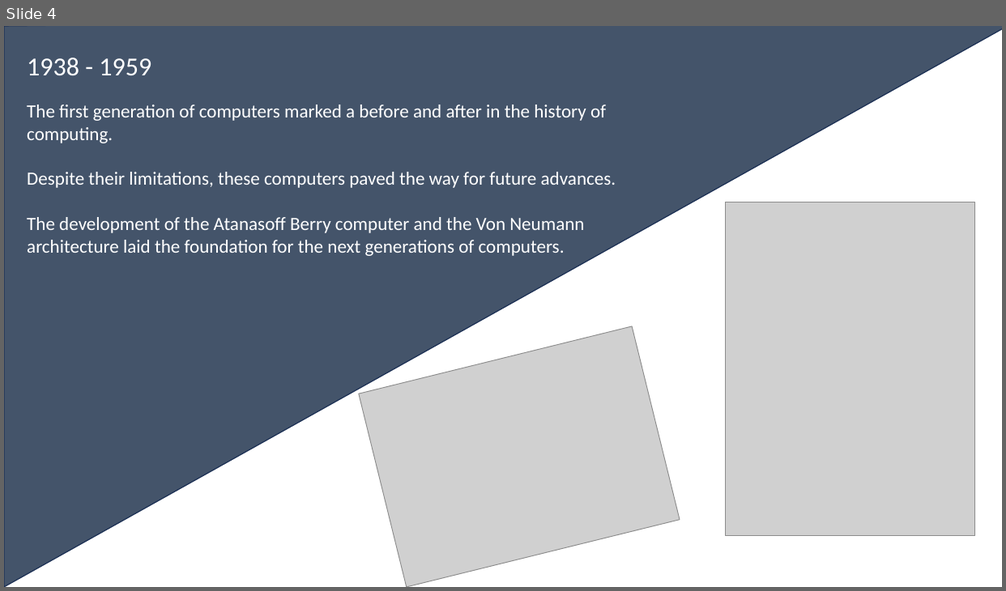
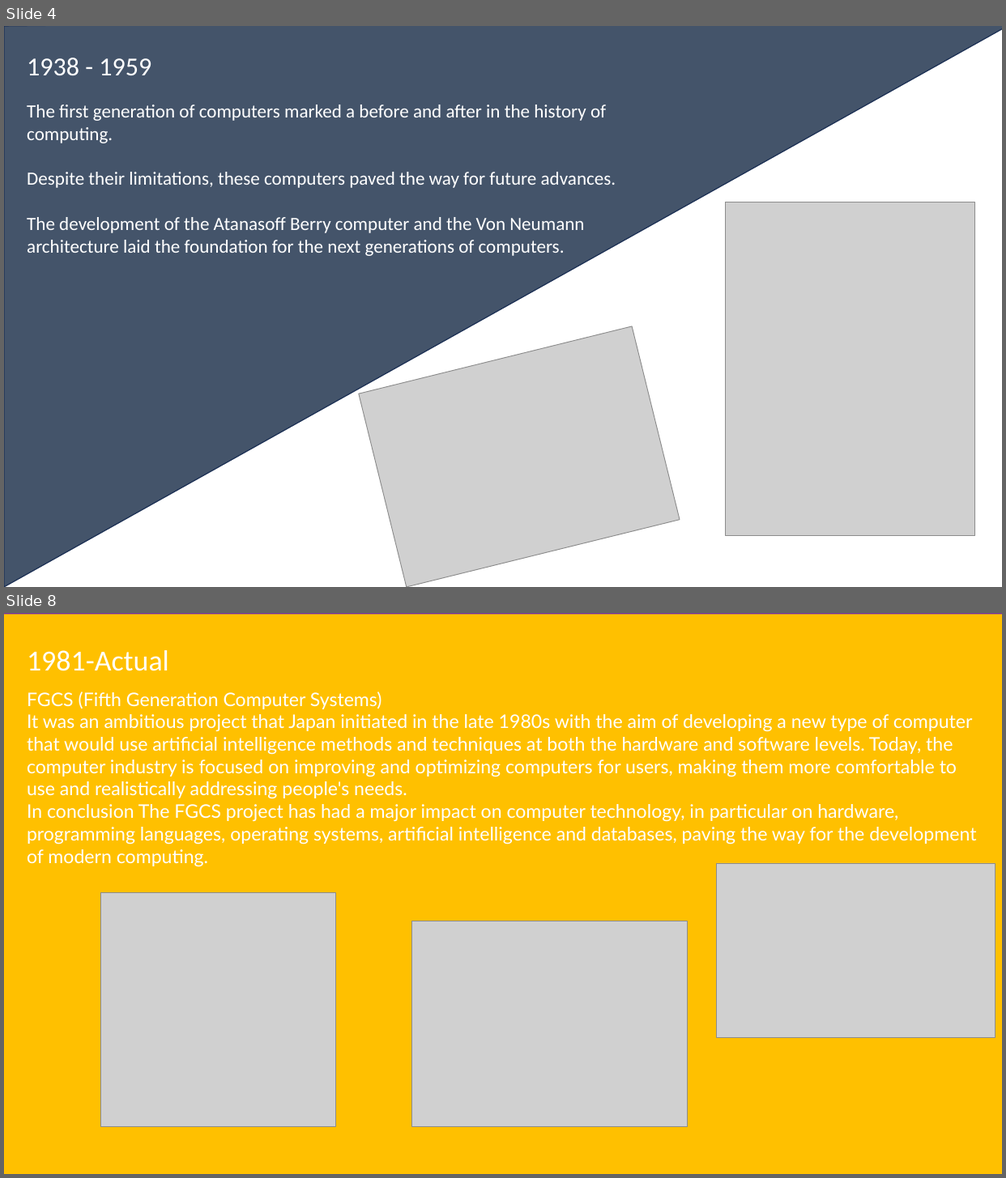
Before and after one commit to Franciscomr10/DAM, a slide deck: Sistemas Informaticos/UD1/Trabajo historia sistema informaticos.pptx. Shown one above the other, each under a label of ours: slide 4 before the commit, slides 4 and 8 after it; the slides between them are not shown. The pictures are 1006x591 and 1006x1178 pixels, drawn with LibreOffice and Linux fonts; fonts in the diff are those of the drawing; grey boxes stand for pictures; background and template pictures are left out. Boxes give left, top, right and bottom in pixels: in the first picture for what was removed or moved away, otherwise in the second. Text is boxed around its words. In the diff, an @@ line names an element or a change of style, - is before the commit and + after.

```diff
--- a/Sistemas Informaticos/UD1/Trabajo historia sistema informaticos.pptx
+++ b/Sistemas Informaticos/UD1/Trabajo historia sistema informaticos.pptx
@@ slide 8 added at <box>4,613,1002,1174</box>, background #FFFFFF @@
@@ rectangle added at <box>4,613,1002,1174</box>, fill #92D050 @@
@@ rectangle added at <box>4,613,1002,1174</box>, fill #7030A0 @@
@@ rectangle added at <box>4,615,1002,1174</box>, fill #FFC000 @@
@@ text added at <box>27,650,169,671</box>, 28 pt, text #FFFFFF @@
+1981-Actual
@@ text added at <box>27,692,976,867</box>, 18 pt, text #FFFFFF @@
+FGCS (Fifth Generation Computer Systems)
+It was an ambitious project that Japan initiated in the late 1980s with the aim of developing a new type of computer that would use artificial intelligence methods and techniques at both the hardware and software levels. Today, the computer industry is focused on improving and optimizing computers for users, making them more comfortable to use and realistically addressing people's needs.
+In conclusion The FGCS project has had a major impact on computer technology, in particular on hardware, programming languages, operating systems, artificial intelligence and databases, paving the way for the development of modern computing.
@@ rounded rectangle added at <box>987,707,1002,776</box>, fill #FFC000 @@
@@ picture added at <box>717,863,995,1037</box> @@
@@ picture added at <box>101,893,335,1127</box> @@
@@ picture added at <box>412,922,688,1127</box> @@
```
Also in this commit, not shown: 1 slide changed, 5 other slides added, 2 slides removed, 3 other files.
